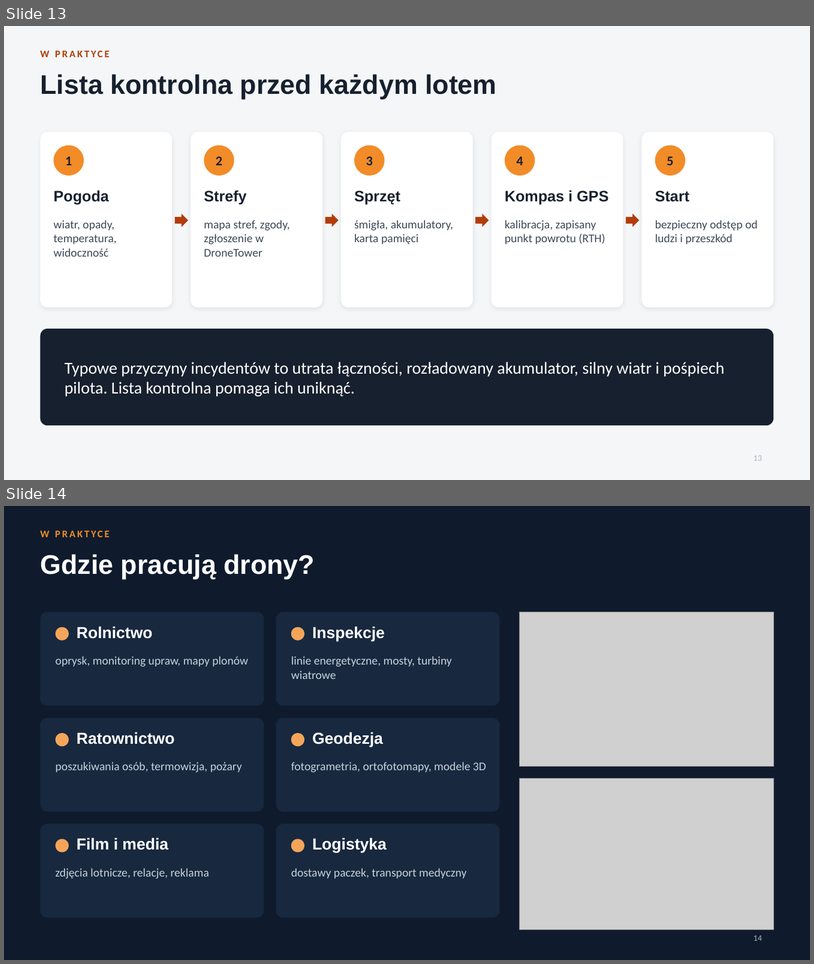
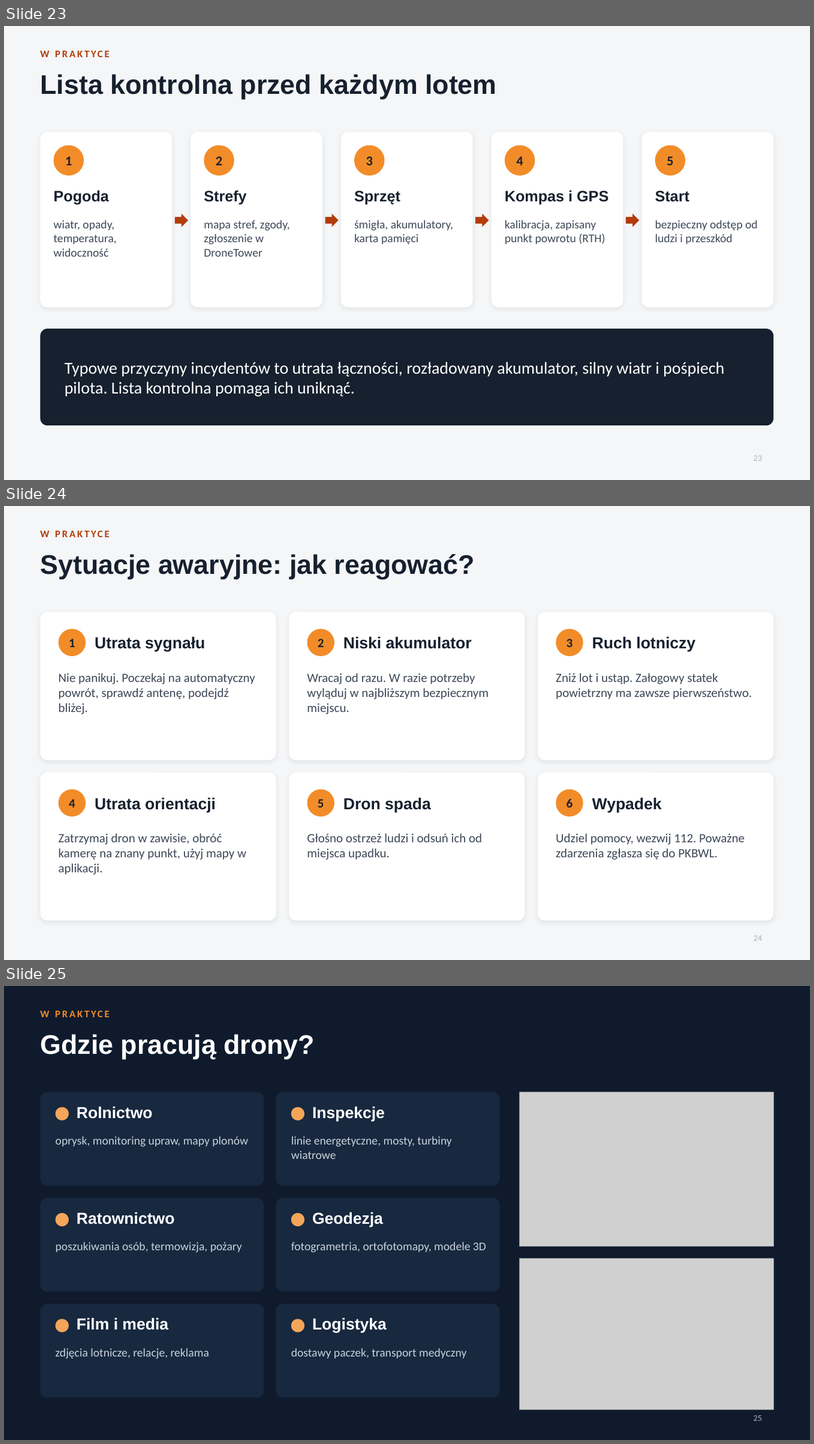
Before and after one commit to Pawel202685/psychic-octo-invention, a slide deck: Ogolna_wiedza_o_BSP.pptx. Shown one above the other, each under a label of ours: slides 13 and 14 before the commit, slides 23, 24 and 25 after it. The pictures are 814x964 and 814x1444 pixels, drawn with LibreOffice and Linux fonts; fonts in the diff are those of the drawing; grey boxes stand for pictures. Boxes give left, top, right and bottom in pixels: in the first picture for what was removed or moved away, otherwise in the second. Text is boxed around its words. In the diff, an @@ line names an element or a change of style, - is before the commit and + after.

```diff
--- a/Ogolna_wiedza_o_BSP.pptx
+++ b/Ogolna_wiedza_o_BSP.pptx
@@ slide 24 added at [4,506,810,960], background #F4F6F8 @@
@@ text added at [40,531,110,537], 12 pt, text #B23C0A, bold @@
+W PRAKTYCE
@@ title added at [40,554,475,579], 32 pt, text #16202E, bold @@
+Sytuacje awaryjne: jak reagować?
@@ rounded rectangle added at [40,612,276,760], fill #FFFFFF @@
@@ rounded rectangle added at [289,612,525,760], fill #FFFFFF @@
@@ rounded rectangle added at [538,612,774,760], fill #FFFFFF @@
@@ ellipse added at [59,629,86,656], fill #F28C28 @@
@@ ellipse added at [307,629,335,656], fill #F28C28 @@
@@ ellipse added at [557,629,584,656], fill #F28C28 @@
@@ text added at [69,639,75,647], 15 pt, text #16202E, bold @@
+1
@@ text added at [95,636,205,652], 19 pt, text #16202E, bold @@
+Utrata sygnału
@@ text added at [318,639,324,647], 15 pt, text #16202E, bold @@
+2
@@ text added at [344,636,472,649], 19 pt, text #16202E, bold @@
+Niski akumulator
@@ text added at [567,639,573,647], 15 pt, text #16202E, bold @@
+3
@@ text added at [593,636,696,652], 19 pt, text #16202E, bold @@
+Ruch lotniczy
@@ text added at [59,673,255,714], 15 pt, text #3D4756 @@
+Nie panikuj. Poczekaj na automatyczny powrót, sprawdź antenę, podejdź bliżej.
@@ text added at [307,673,489,714], 15 pt, text #3D4756 @@
+Wracaj od razu. W razie potrzeby wyląduj w najbliższym bezpiecznym miejscu.
@@ text added at [556,673,752,699], 15 pt, text #3D4756 @@
+Zniż lot i ustąp. Załogowy statek powietrzny ma zawsze pierwszeństwo.
@@ rounded rectangle added at [40,772,276,921], fill #FFFFFF @@
@@ rounded rectangle added at [289,772,525,921], fill #FFFFFF @@
@@ rounded rectangle added at [538,772,774,921], fill #FFFFFF @@
@@ ellipse added at [59,789,86,816], fill #F28C28 @@
@@ ellipse added at [307,789,335,816], fill #F28C28 @@
@@ ellipse added at [557,789,584,816], fill #F28C28 @@
@@ text added at [69,799,75,807], 15 pt, text #16202E, bold @@
+4
@@ text added at [95,797,216,812], 19 pt, text #16202E, bold @@
+Utrata orientacji
@@ text added at [318,799,324,807], 15 pt, text #16202E, bold @@
+5
@@ text added at [344,797,431,812], 19 pt, text #16202E, bold @@
+Dron spada
@@ text added at [567,798,573,807], 15 pt, text #16202E, bold @@
+6
@@ text added at [593,797,662,812], 19 pt, text #16202E, bold @@
+Wypadek
@@ text added at [59,833,246,874], 15 pt, text #3D4756 @@
+Zatrzymaj dron w zawisie, obróć kamerę na znany punkt, użyj mapy w aplikacji.
@@ text added at [307,833,482,859], 15 pt, text #3D4756 @@
+Głośno ostrzeż ludzi i odsuń ich od miejsca upadku.
@@ text added at [556,833,745,859], 15 pt, text #3D4756 @@
+Udziel pomocy, wezwij 112. Poważne zdarzenia zgłasza się do PKBWL.
@@ page number added at [754,935,762,940], 10 pt, text #A9B4C2 @@
+24
@@ what was slide 13 is now slide 23 @@
@@ page number at [754,455,762,460]: text changed @@
-13
+23
@@ what was slide 14 is now slide 25 @@
@@ page number at [754,1415,762,1420]: text changed @@
-14
+25
```
Also in this commit, not shown: 6 slides changed, 14 other slides added.
